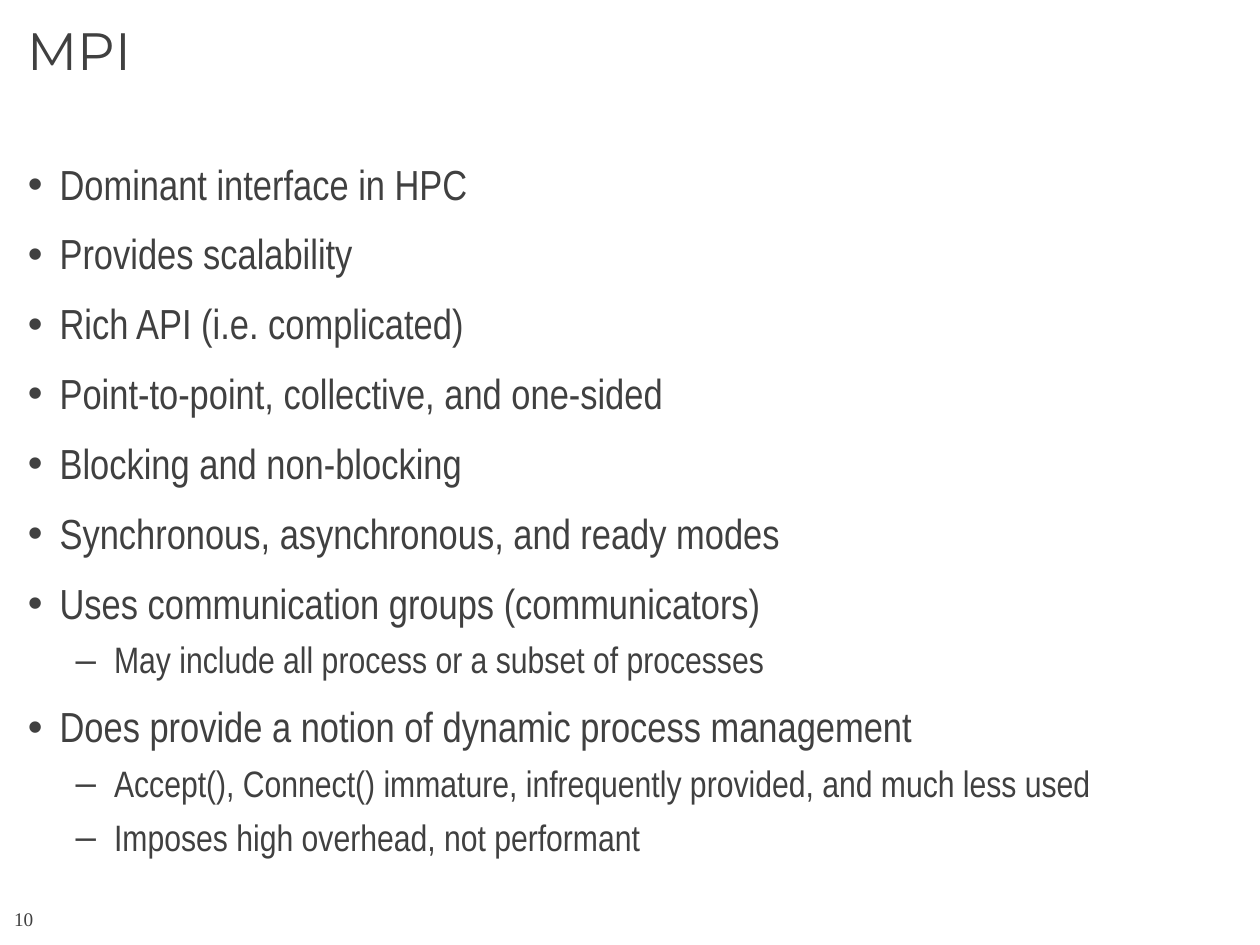
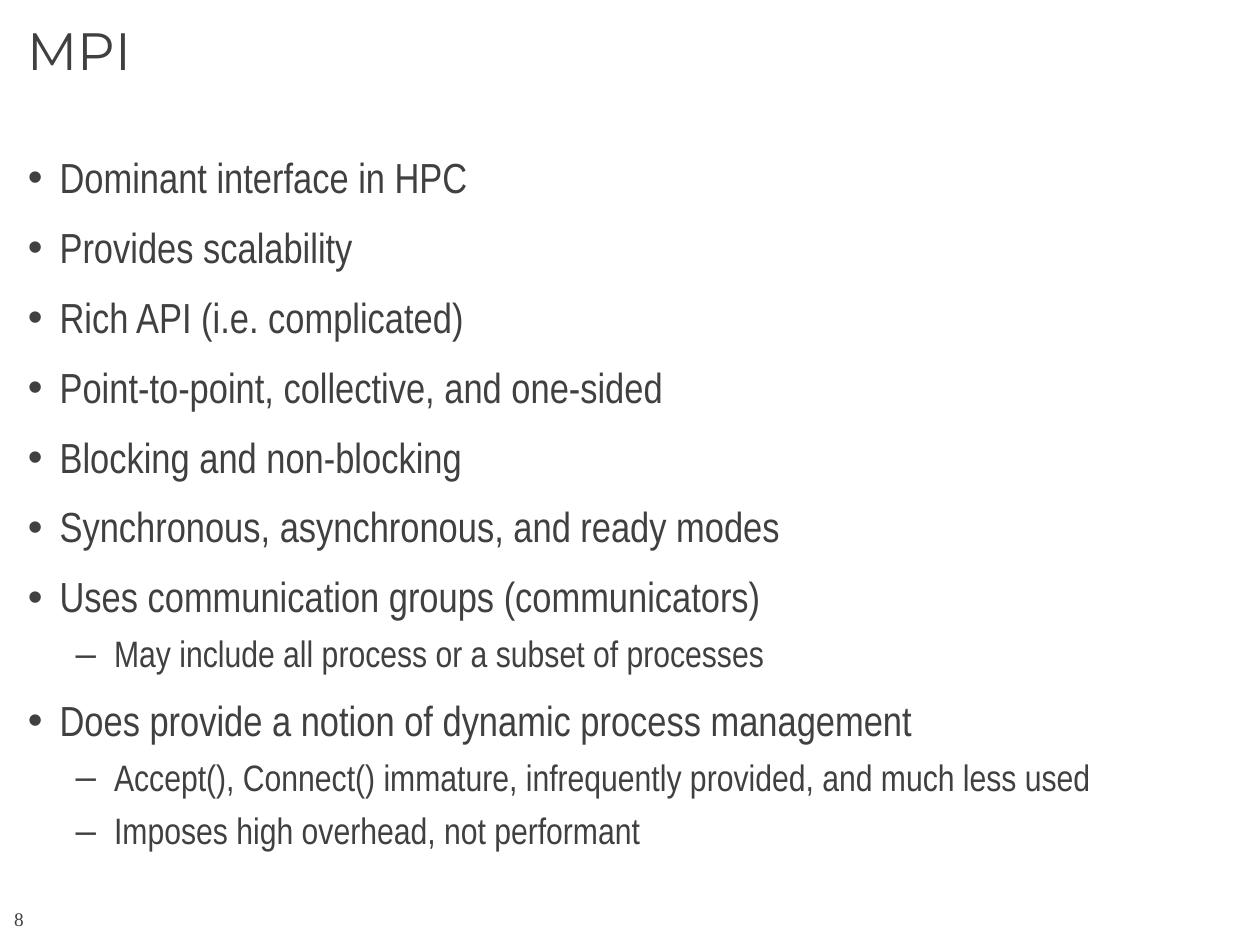
Before and after one commit to CCI/pub, a slide deck: slide 8 of slides/HotI-2011/2011-HotI-CCI-OLCF.pptx (slide 10 before the commit). Drawn at 1260x945 pixels with LibreOffice and Linux fonts; fonts in the diff are those of the drawing; background and template pictures are left out. Boxes give left, top, right and bottom in pixels: in the first picture for what was removed or moved away, otherwise in the second. Text is boxed around its words. In the diff, an @@ line names an element or a change of style, - is before the commit and + after.

```diff
--- a/slides/HotI-2011/2011-HotI-CCI-OLCF.pptx
+++ b/slides/HotI-2011/2011-HotI-CCI-OLCF.pptx
@@ text "Dominant interface in HPC": place and size @@
-text "Dominant interface in HPC" at (60,169,1090,858)
+text "Dominant interface in HPC" at (60,162,1090,852)
@@ page number at (14,913,24,926): text changed @@
-10
+8
```
Also in this commit, not shown: 17 other slides changed, 1 slide added.
